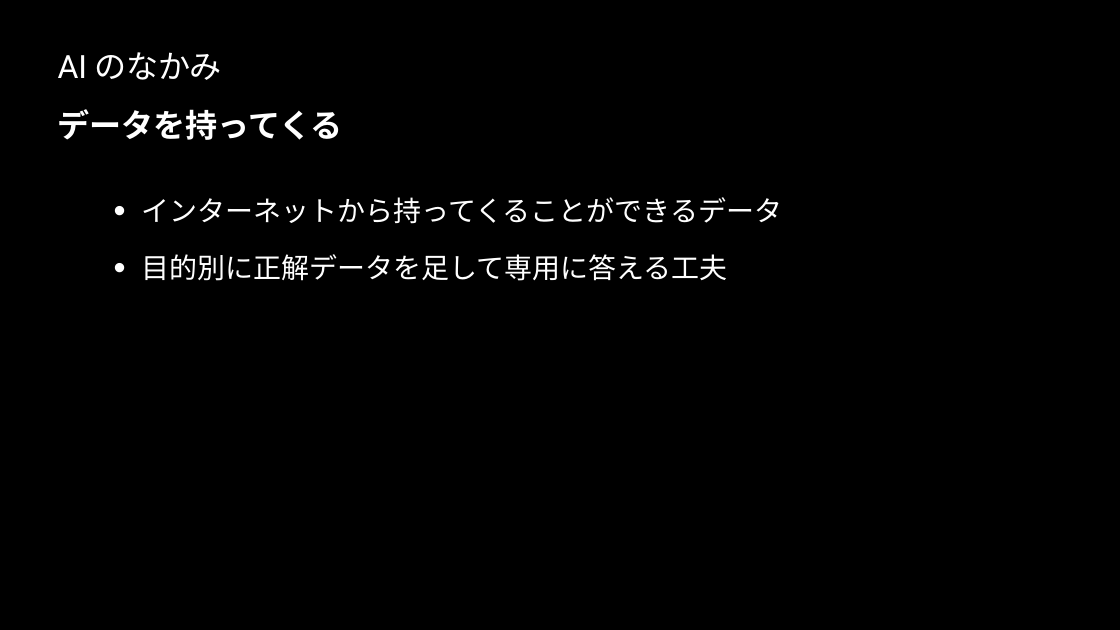
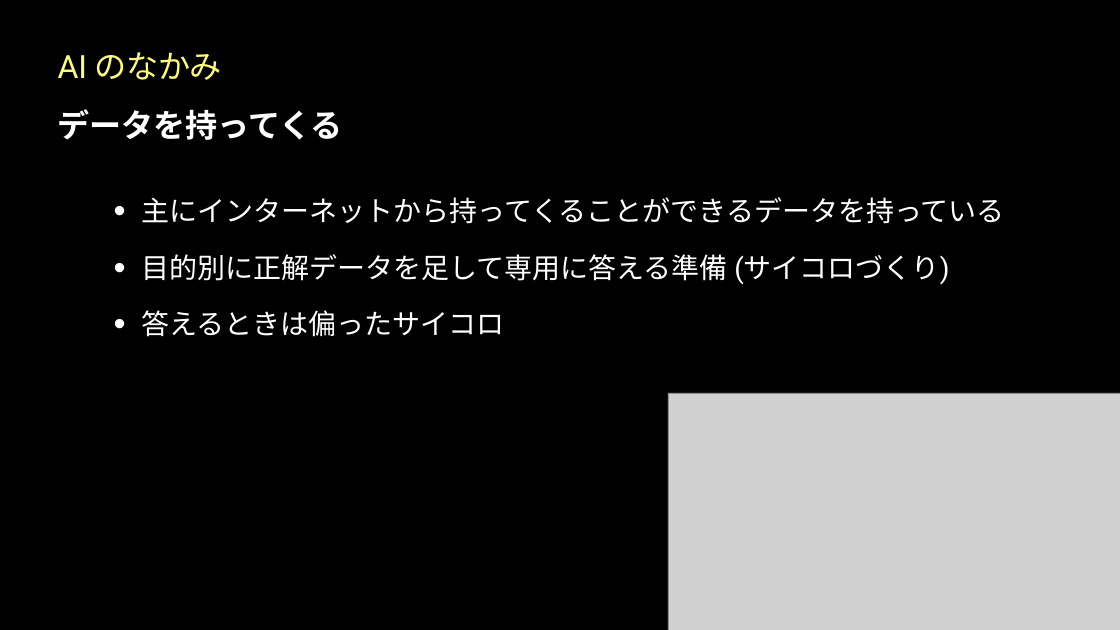
Before and after one commit to madokanishimura-next/genAI_lecture, a slide deck: slide 3 of intro_genAI_slides.pptx. Drawn at 1120x630 pixels with LibreOffice and Linux fonts; fonts in the diff are those of the drawing; grey boxes stand for pictures. Boxes give left, top, right and bottom in pixels: in the first picture for what was removed or moved away, otherwise in the second. Text is boxed around its words. In the diff, an @@ line names an element or a change of style, - is before the commit and + after.

```diff
--- a/intro_genAI_slides.pptx
+++ b/intro_genAI_slides.pptx
@@ title "AI のなかみ" at (58, 52, 222, 80): text colour #FFFFFF to #FFFC79 @@
@@ text at (142, 197, 1005, 337): text changed @@
-    • インターネットから持ってくることができるデータ
-    • 目的別に正解データを足して専用に答える工夫
+    • 主にインターネットから持ってくることができるデータを持っている
+    • 目的別に正解データを足して専用に答える準備 (サイコロづくり)
+    • 答えるときは偏ったサイコロ
@@ picture added at (668, 393, 1120, 630) @@
```
Also in this commit, not shown: 5 other slides changed, 3 other files.
